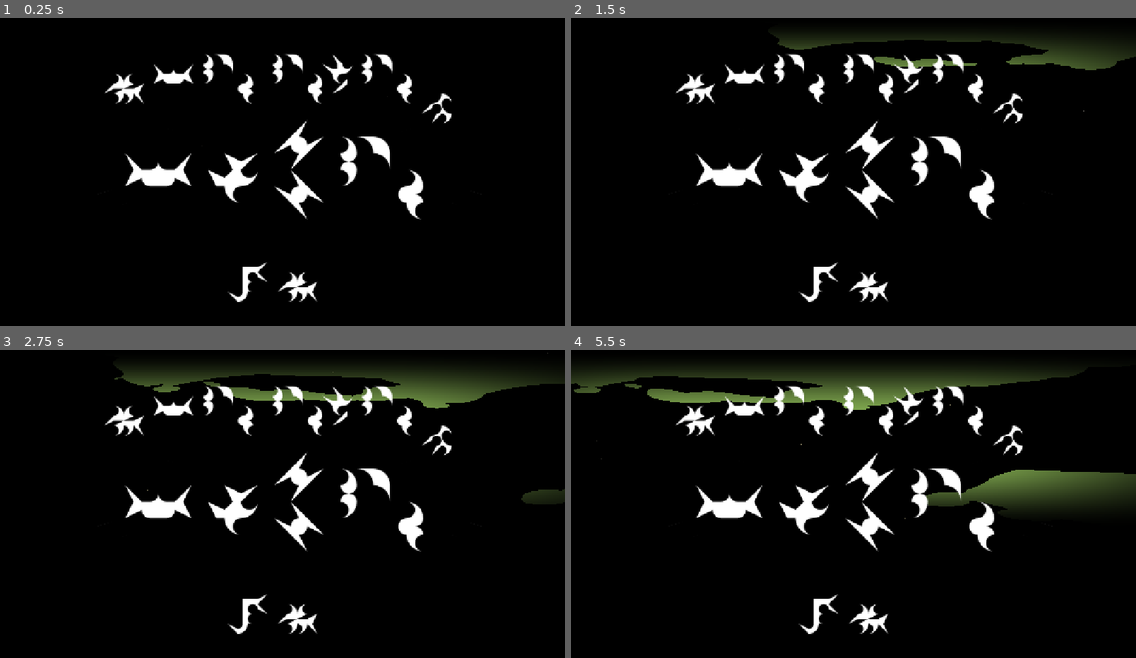
Above: before the commit, frames 1-4 (two rows, left to right).
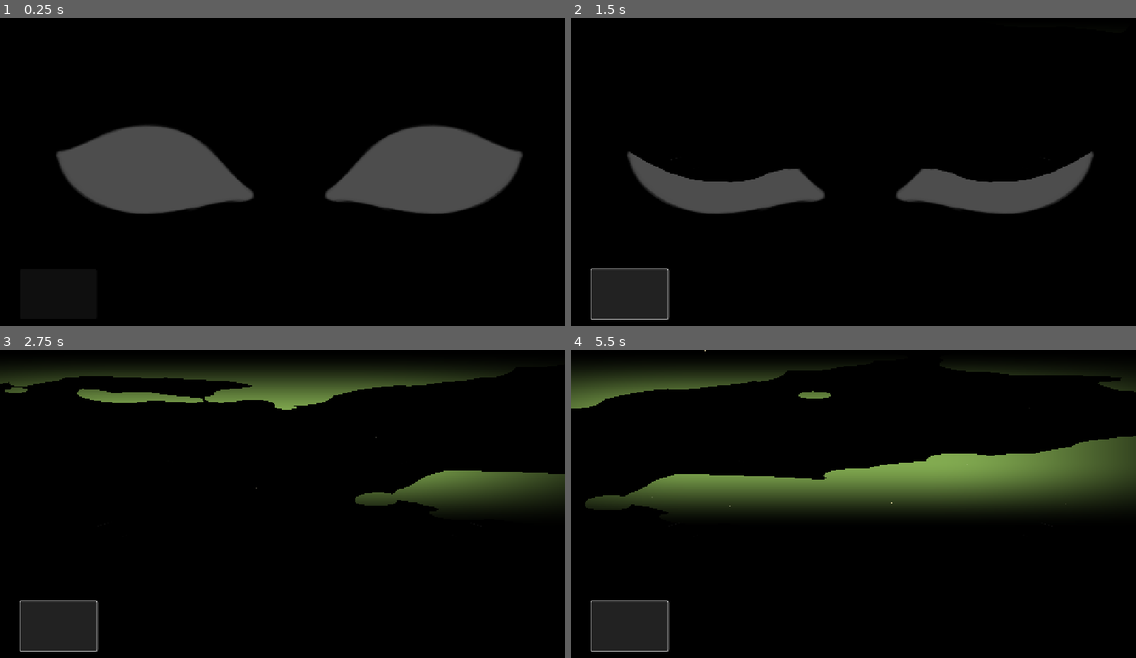
Above: after the commit, the same moments.

Repository: ACristoff/latechjam9
Game: Godot game, scene res://Game/eyes_overlay.tscn
Two runs of this game, one before a commit and one after it. Both use one fixed random seed, a clock stepped at 60 frames per second and the inputs below. This scene is started directly instead of the project's main scene. Sound files missing from this copy of the repository are replaced by a short silence.
Inputs (mouse positions are in pixels of both pictures, inside the frame that each line leads up to):
- Up to frame 1 (0.25 s): no input
- Up to frame 2 (1.5 s): click (627, 295) at 0.52 s; click (627, 295) at 1.27 s
- Up to frame 3 (2.75 s): click (56, 627) at 2.02 s
- Up to frame 4 (5.5 s): no input

The runs differ from the first frame. In frame 1, 17% of the frame differs, in the area x 9-93%, y 11-93%; in frame 2, 16%; in frame 3, 16%; in frame 4, 22%, in the area x 0-100%, y 0-98%.

Commit message:
4 main features, win/lose con, revelation/pondering. and riddle setting

Diff:
--- /dev/null
+++ b/Assets/SFX/demon_sound.gd
@@ -0,0 +1,5 @@
+extends Node2D
+
+
+func _on_demon_finished() -> void:
+	queue_free()
--- /dev/null
+++ b/Assets/SFX/demon_sound.tscn
@@ -0,0 +1,22 @@
+[gd_scene load_steps=6 format=3 uid="uid://bqrkgr3gwtr0d"]
+
+[ext_resource type="AudioStream" uid="uid://cfuyh3w8l45by" path="res://Assets/Audio/SFX/EYES_DEMON_WHISPER_1.mp3" id="1_2mvwq"]
+[ext_resource type="Script" uid="uid://ddw5mw4qjoo3i" path="res://Assets/SFX/demon_sound.gd" id="1_mkpkb"]
+[ext_resource type="AudioStream" uid="uid://08ijuxfogdjv" path="res://Assets/Audio/SFX/EYES_DEMON_WHISPER_2.mp3" id="2_mkpkb"]
+[ext_resource type="AudioStream" uid="uid://teq1euupvg17" path="res://Assets/Audio/SFX/EYES_DEMON_WHISPER_3.mp3" id="3_0ve76"]
+
+[sub_resource type="AudioStreamRandomizer" id="AudioStreamRandomizer_8f3uk"]
+streams_count = 3
+stream_0/stream = ExtResource("1_2mvwq")
+stream_1/stream = ExtResource("2_mkpkb")
+stream_2/stream = ExtResource("3_0ve76")
+
+[node name="DemonSound" type="Node2D"]
+script = ExtResource("1_mkpkb")
+
+[node name="Demon" type="AudioStreamPlayer2D" parent="."]
+stream = SubResource("AudioStreamRandomizer_8f3uk")
+pitch_scale = 0.7
+autoplay = true
+
+[connection signal="finished" from="Demon" to="." method="_on_demon_finished"]
--- /dev/null
+++ b/Assets/Shaders/static.gdshader
@@ -0,0 +1,9 @@
+shader_type canvas_item;
+
+uniform float amount = 40.0;
+
+void fragment() {
+	vec2 uv = UV * 0.05;
+	float a = fract(sin(dot(UV, vec2(12.9898, 78.233) * TIME)) * 438.5453) * 1.9;
+	COLOR.a *= clamp(pow(a, amount), 0, 1);
+}
--- a/Assets/Shaders/thought_bubble.tscn
+++ b/Assets/Shaders/thought_bubble.tscn
@@ -1,12 +1,15 @@
-[gd_scene load_steps=15 format=3 uid="uid://cw47gyifskwa5"]
+[gd_scene load_steps=21 format=3 uid="uid://cw47gyifskwa5"]
 
 [ext_resource type="Shader" uid="uid://q2n1gnmmelap" path="res://Assets/Shaders/thoughtbubble.gdshader" id="1_oc8uh"]
+[ext_resource type="Script" uid="uid://ns318mu3v4wn" path="res://Game/UI/thought_bubble.gd" id="2_f6kd6"]
+[ext_resource type="PackedScene" uid="uid://dibhevky1v6vc" path="res://Assets/Particles/wind.tscn" id="3_0bgwi"]
+[ext_resource type="FontFile" uid="uid://cl2ijrhyif4vb" path="res://Assets/Fonts/GilligansIsland-eJPm.ttf" id="4_7k211"]
 
 [sub_resource type="ShaderMaterial" id="ShaderMaterial_f6kd6"]
 shader = ExtResource("1_oc8uh")
 shader_parameter/intensity = 1.0
 shader_parameter/use_custom_texture = 0.0
-shader_parameter/clouds_speed = 10.0
+shader_parameter/clouds_speed = 20.0
 shader_parameter/clouds_direction = 0.26
 shader_parameter/clouds_scale = 1.41
 shader_parameter/clouds_cutoff = 1.0
@@ -34,6 +37,42 @@
 "update": 0,
 "values": [1.0, 0.38]
 }
+tracks/1/type = "value"
+tracks/1/imported = false
+tracks/1/enabled = true
+tracks/1/path = NodePath("GPUParticles2D:modulate")
+tracks/1/interp = 1
+tracks/1/loop_wrap = true
+tracks/1/keys = {
+"times": PackedFloat32Array(0, 1),
+"transitions": PackedFloat32Array(1, 1),
+"update": 0,
+"values": [Color(1, 1, 1, 0), Color(1, 1, 1, 1)]
+}
+tracks/2/type = "value"
+tracks/2/imported = false
+tracks/2/enabled = true
+tracks/2/path = NodePath("Wind:modulate")
+tracks/2/interp = 1
+tracks/2/loop_wrap = true
+tracks/2/keys = {
+"times": PackedFloat32Array(0, 1),
+"transitions": PackedFloat32Array(1, 1),
+"update": 0,
+"values": [Color(1, 1, 1, 0), Color(1, 1, 1, 0.498039)]
+}
+tracks/3/type = "value"
+tracks/3/imported = false
+tracks/3/enabled = true
+tracks/3/path = NodePath(".:material:shader_parameter/clouds_speed")
+tracks/3/interp = 1
+tracks/3/loop_wrap = true
+tracks/3/keys = {
+"times": PackedFloat32Array(0, 3),
+"transitions": PackedFloat32Array(1, 1),
+"update": 0,
+"values": [20.0, 20.0]
+}
 
 [sub_resource type="Animation" id="Animation_f6kd6"]
 length = 0.001
@@ -48,6 +87,42 @@
 "transitions": PackedFloat32Array(1),
 "update": 0,
 "values": [1.0]
+}
+tracks/1/type = "value"
+tracks/1/imported = false
+tracks/1/enabled = true
+tracks/1/path = NodePath("GPUParticles2D:modulate")
+tracks/1/interp = 1
+tracks/1/loop_wrap = true
+tracks/1/keys = {
+"times": PackedFloat32Array(0),
+"transitions": PackedFloat32Array(1),
+"update": 0,
+"values": [Color(1, 1, 1, 0)]
+}
+tracks/2/type = "value"
+tracks/2/imported = false
+tracks/2/enabled = true
+tracks/2/path = NodePath("Wind:modulate")
+tracks/2/interp = 1
+tracks/2/loop_wrap = true
+tracks/2/keys = {
+"times": PackedFloat32Array(0),
+"transitions": PackedFloat32Array(1),
+"update": 0,
+"values": [Color(1, 1, 1, 0)]
+}
+tracks/3/type = "value"
+tracks/3/imported = false
+tracks/3/enabled = true
+tracks/3/path = NodePath(".:material:shader_parameter/clouds_speed")
+tracks/3/interp = 1
+tracks/3/loop_wrap = true
+tracks/3/keys = {
+"times": PackedFloat32Array(0),
+"transitions": PackedFloat32Array(1),
+"update": 0,
+"values": [20.0]
 }
 
 [sub_resource type="AnimationLibrary" id="AnimationLibrary_0bgwi"]
@@ -106,6 +181,42 @@
 color_ramp = SubResource("GradientTexture1D_12p6u")
 color_initial_ramp = SubResource("GradientTexture1D_uaqro")
 
+[sub_resource type="Animation" id="Animation_7k211"]
+resource_name = "showtext"
+tracks/0/type = "value"
+tracks/0/imported = false
+tracks/0/enabled = true
+tracks/0/path = NodePath("CanvasLayer/Label:scale")
+tracks/0/interp = 1
+tracks/0/loop_wrap = true
+tracks/0/keys = {
+"times": PackedFloat32Array(0, 0.9, 1),
+"transitions": PackedFloat32Array(3.24901, 1, 1),
+"update": 0,
+"values": [Vector2(1, 1e-05), Vector2(1, 1.325), Vector2(1, 1)]
+}
+
+[sub_resource type="Animation" id="Animation_k30do"]
+length = 0.001
+tracks/0/type = "value"
+tracks/0/imported = false
+tracks/0/enabled = true
+tracks/0/path = NodePath("CanvasLayer/Label:scale")
+tracks/0/interp = 1
+tracks/0/loop_wrap = true
+tracks/0/keys = {
+"times": PackedFloat32Array(0),
+"transitions": PackedFloat32Array(1),
+"update": 0,
+"values": [Vector2(1, 1e-05)]
+}
+
+[sub_resource type="AnimationLibrary" id="AnimationLibrary_7k2af"]
+_data = {
+&"RESET": SubResource("Animation_k30do"),
+&"showtext": SubResource("Animation_7k211")
+}
+
 [node name="ThoughtBubble" type="Control"]
 material = SubResource("ShaderMaterial_f6kd6")
 layout_mode = 3
@@ -114,6 +225,7 @@
 anchor_bottom = 1.0
 grow_horizontal = 2
 grow_vertical = 2
+script = ExtResource("2_f6kd6")
 
 [node name="ColorRect" type="ColorRect" parent="."]
 use_parent_material = true
@@ -126,9 +238,9 @@
 libraries = {
 &"": SubResource("AnimationLibrary_0bgwi")
 }
-autoplay = "Begin"
 
 [node name="GPUParticles2D" type="GPUParticles2D" parent="."]
+modulate = Color(1, 1, 1, 0)
 position = Vector2(1277, -28)
 amount = 100
 lifetime = 5.0
@@ -136,3 +248,39 @@
 randomness = 1.0
 trail_lifetime = 0.6
 process_material = SubResource("ParticleProcessMaterial_k30do")
+
+[node name="Wind" parent="." instance=ExtResource("3_0bgwi")]
+modulate = Color(1, 1, 1, 0)
+
+[node name="CanvasLayer" type="CanvasLayer" parent="."]
+
+[node name="Label" type="Label" parent="CanvasLayer"]
+anchors_preset = 15
+anchor_right = 1.0
+anchor_bottom = 1.0
+offset_top = 130.0
+offset_bottom = -511.0
+grow_horizontal = 2
+grow_vertical = 2
+scale = Vector2(1, 1e-05)
+pivot_offset = Vector2(640, 39)
+size_flags_horizontal = 4
+theme_override_colors/font_outline_color = Color(0.215, 0.3, 0, 1)
+theme_override_constants/outline_size = 30
+theme_override_fonts/font = ExtResource("4_7k211")
+theme_override_font_sizes/font_size = 71
+text = "my skin is sensitive. Who am I?"
+horizontal_alignment = 1
+vertical_alignment = 1
+autowrap_mode = 3
+
+[node name="ShowText" type="AnimationPlayer" parent="."]
+libraries = {
+&"": SubResource("AnimationLibrary_7k2af")
+}
+
+[node name="ShowTextTimer" type="Timer" parent="."]
+wait_time = 3.0
+one_shot = true
+
+[connection signal="timeout" from="ShowTextTimer" to="." method="_on_show_text_timer_timeout"]
--- /dev/null
+++ b/Game/UI/eyes_overlay.gd
@@ -0,0 +1,133 @@
+extends Node2D
+
+@onready var label: Label = $CanvasLayer/Label
+@onready var label_2: Label = $CanvasLayer/Label2
+@onready var label_3: Label = $CanvasLayer/Label3
+@onready var timer_1: Timer = $CanvasLayer/Label/Timer1
+@onready var timer_2: Timer = $CanvasLayer/Label2/Timer2
+@onready var timer_3: Timer = $CanvasLayer/Label3/Timer3
+@onready var animation_player: AnimationPlayer = $CanvasLayer/Label2/AnimationPlayer
+@onready var blink: AnimationPlayer = $Blink
+@onready var thought_bubble: Control = $CanvasLayer/ThoughtBubble
+
+
+
+@onready var DEMONSFX = preload("res://Assets/SFX/demon_sound.tscn")
+@onready var demon: AudioStreamPlayer2D = $Demon
+@onready var rising: AudioStreamPlayer2D = $Rising
+@onready var have: AudioStreamPlayer2D = $HAVE
+
+var len2
+var len3
+var have_mode = true
+
+func _ready() -> void:
+	label.add_theme_font_override("font", load("res://Assets/Fonts/runic.otf"))
+	label_2.add_theme_font_override("font", load("res://Assets/Fonts/runic.otf"))
+	label_3.add_theme_font_override("font", load("res://Assets/Fonts/runic.otf"))
+
+var show_ratio
+func have_it():
+	have_mode = true
+	label.visible_ratio = 0
+	label_2.visible_ratio = 0
+	label_3.visible_ratio = 0
+	var phrase1 = "THE EYES"
+	var phrase2 = "HAVE"
+	var phrase3 = "IT"
+	label.text = phrase1
+	label_2.text = phrase2
+	label_3.text = phrase3
+	var len1 = len(str(phrase1))
+	len2 = len(str(phrase2))
+	len3 = len(str(phrase3))
+	show_ratio = float(1) / float(len1)
+	show_ratio = snapped(show_ratio, 0.01)
+	print(show_ratio)
+	timer_1.start()
+
+func dont_have_it():
+	have_mode = false
+	label.visible_ratio = 0
+	label_2.visible_ratio = 0
+	label_3.visible_ratio = 0
+	var phrase1 = "THE EYES"
+	var phrase2 = "DONT"
+	var phrase3 = "HAVE IT"
+	label.text = phrase1
+	label_2.text = phrase2
+	label_3.text = phrase3
+	var len1 = len(str(phrase1))
+	len2 = len(str(phrase2))
+	len3 = len(str(phrase3))
+	show_ratio = float(1) / float(len1)
+	show_ratio = snapped(show_ratio, 0.01)
+	print(show_ratio)
+	timer_1.start()
+
+func _on_timer_1_timeout() -> void:
+	demon.pitch_scale = .8
+	if label.visible_ratio < 1:
+		demon_noise()
+		label.visible_ratio += show_ratio
+	else:
+		timer_1.stop()
+		timer_2.start()
+
+
+func _on_button_pressed() -> void:
+	revelation()
+
+func demon_noise():
+	var demonnoise = DEMONSFX.instantiate()
+	add_child(demonnoise)
+
+func _on_timer_2_timeout() -> void:
+	demon.pitch_scale = .5
+	if label_2.visible_ratio < 1:
+		demon_noise()
+		show_ratio = float(1) / float(len2)
+		show_ratio = snapped(show_ratio, 0.01)
+		label_2.visible_ratio += show_ratio
+	else:
+		timer_2.stop()
+		timer_3.start()
+
+
+func _on_timer_3_timeout() -> void:
+	demon.pitch_scale = .8
+	if label_3.visible_ratio < 1:
+		demon_noise()
+		show_ratio = float(1) / float(len3)
+		show_ratio = snapped(show_ratio, 0.01)
+		label_3.visible_ratio += show_ratio
+	else:
+		timer_3.stop()
+		rising.play()
+		animation_player.play("Reveal")
+
+
+func _on_animation_player_animation_finished(anim_name: StringName) -> void:
+	if anim_name == "Reveal":
+		if have_mode == true:
+			have.play()
+			label.add_theme_font_override("font", load("res://Assets/Fonts/sanctuary.regular.ttf"))
+			label.pivot_offset = label.size/2
+			label_2.add_theme_font_override("font", load("res://Assets/Fonts/sanctuary.regular.ttf"))
+			label_2.pivot_offset = label.size/2
+			label_3.add_theme_font_override("font", load("res://Assets/Fonts/sanctuary.regular.ttf"))
+			label_3.pivot_offset = label.size/2
+		else:
+			label.add_theme_font_override("font", load("res://Assets/Fonts/sanctuary.regular.ttf"))
+			label.pivot_offset = label.size/2
+			label_2.add_theme_font_override("font", load("res://Assets/Fonts/sanctuary.regular.ttf"))
+			label_2.pivot_offset = label.size/2
+			label_3.add_theme_font_override("font", load("res://Assets/Fonts/sanctuary.regular.ttf"))
+			label_3.pivot_offset = label.size/2
+
+func revelation():
+	blink.play("Close")
+
+func _on_blink_animation_finished(anim_name: StringName) -> void:
+	if anim_name == "Close":
+		thought_bubble.begin()
--- a/Game/UI/score_tracker.tscn
+++ b/Game/UI/score_tracker.tscn
@@ -1,7 +1,8 @@
-[gd_scene load_steps=3 format=3 uid="uid://w8wk4l8i1m4g"]
+[gd_scene load_steps=4 format=3 uid="uid://w8wk4l8i1m4g"]
 
 [ext_resource type="Script" uid="uid://c8hva42x53u34" path="res://Game/UI/score_tracker.gd" id="1_4bvl0"]
 [ext_resource type="Texture2D" uid="uid://mqo7x8fjl0ll" path="res://Assets/UI/IMG_0679.png" id="2_fl16t"]
+[ext_resource type="FontFile" uid="uid://cjswe5wcv4u3w" path="res://Assets/Fonts/DragonOrder-Eawee.ttf" id="3_5gfgq"]
 
 [node name="ScoreTracker" type="Node2D"]
 script = ExtResource("1_4bvl0")
@@ -33,6 +34,7 @@
 offset_top = 524.0
 offset_right = 993.0
 offset_bottom = 690.0
+theme_override_fonts/font = ExtResource("3_5gfgq")
 theme_override_font_sizes/font_size = 121
 text = "0"
 
--- /dev/null
+++ b/Game/UI/thought_bubble.gd
@@ -0,0 +1,22 @@
+extends Control
+
+@onready var animation_player: AnimationPlayer = $AnimationPlayer
+@onready var label: Label = $CanvasLayer/Label
+@onready var show_text: AnimationPlayer = $ShowText
+@onready var show_text_timer: Timer = $ShowTextTimer
+
+var debug_phrase = "My skin is sensitive. Who am I?"
+
+func begin():
+	animation_player.play("Begin")
+	show_text_timer.start()
+func ready():
+	pass
+
+func set_riddle(phrase):
+	label.text = str(phrase)
+	show_text.play("showtext")
+
+
+func _on_show_text_timer_timeout() -> void:
+	set_riddle(debug_phrase)
--- a/Game/eyes_overlay.tscn
+++ b/Game/eyes_overlay.tscn
@@ -1,10 +1,16 @@
-[gd_scene load_steps=9 format=3 uid="uid://bnd4grscn3fu7"]
-
+[gd_scene load_steps=22 format=3 uid="uid://bnd4grscn3fu7"]
+
+[ext_resource type="Script" uid="uid://dynqljbl81nh6" path="res://Game/UI/eyes_overlay.gd" id="1_5kjw7"]
 [ext_resource type="Texture2D" uid="uid://0hrimfsjm5fr" path="res://Assets/UI/Eye.png" id="1_6h8ov"]
 [ext_resource type="Texture2D" uid="uid://fqv8vlp7x67j" path="res://Assets/UI/Eyelid.png" id="2_ooq33"]
 [ext_resource type="PackedScene" uid="uid://cw47gyifskwa5" path="res://Assets/Shaders/thought_bubble.tscn" id="3_lg1uy"]
-[ext_resource type="PackedScene" uid="uid://dibhevky1v6vc" path="res://Assets/Particles/wind.tscn" id="4_khmkl"]
 [ext_resource type="Theme" uid="uid://beck8eg6c6gpp" path="res://Assets/Themes/DemonText.tres" id="5_35ci4"]
+[ext_resource type="AudioStream" uid="uid://cfuyh3w8l45by" path="res://Assets/Audio/SFX/EYES_DEMON_WHISPER_1.mp3" id="7_7qflp"]
+[ext_resource type="Shader" uid="uid://de21x4thoyp6w" path="res://Assets/Shaders/static.gdshader" id="7_vdb7j"]
+[ext_resource type="AudioStream" uid="uid://08ijuxfogdjv" path="res://Assets/Audio/SFX/EYES_DEMON_WHISPER_2.mp3" id="8_e8ecm"]
+[ext_resource type="AudioStream" uid="uid://c8b340bdjwnii" path="res://Assets/Audio/SFX/grand-rise-and-fall-noise.mp3" id="8_lagbl"]
+[ext_resource type="AudioStream" uid="uid://teq1euupvg17" path="res://Assets/Audio/SFX/EYES_DEMON_WHISPER_3.mp3" id="9_uf41v"]
+[ext_resource type="AudioStream" uid="uid://dohyat76bq1ti" path="res://Assets/Audio/SFX/HAVE(4).mp3" id="10_3gnw5"]
 
 [sub_resource type="Animation" id="Animation_ooq33"]
 resource_name = "Blink"
@@ -35,16 +41,148 @@
 "times": PackedFloat32Array(0),
 "transitions": PackedFloat32Array(1),
 "update": 0,
-"values": [Vector2(1, 1)]
+"values": [Vector2(1, 0.46)]
+}
+
+[sub_resource type="Animation" id="Animation_3gnw5"]
+resource_name = "Close"
+length = 0.2
+step = 0.1
+tracks/0/type = "value"
+tracks/0/imported = false
+tracks/0/enabled = true
+tracks/0/path = NodePath("EyelidNormal:scale")
+tracks/0/interp = 1
+tracks/0/loop_wrap = true
+tracks/0/keys = {
+"times": PackedFloat32Array(0, 0.2),
+"transitions": PackedFloat32Array(1, 1),
+"update": 0,
+"values": [Vector2(1, 0.42), Vector2(1, 1)]
+}
+
+[sub_resource type="Animation" id="Animation_7qflp"]
+resource_name = "Open"
+length = 0.2
+step = 0.1
+tracks/0/type = "value"
+tracks/0/imported = false
+tracks/0/enabled = true
+tracks/0/path = NodePath("EyelidNormal:scale")
+tracks/0/interp = 1
+tracks/0/loop_wrap = true
+tracks/0/keys = {
+"times": PackedFloat32Array(0, 0.2),
+"transitions": PackedFloat32Array(1, 1),
+"update": 0,
+"values": [Vector2(1, 1), Vector2(1, 0.45)]
 }
 
 [sub_resource type="AnimationLibrary" id="AnimationLibrary_khmkl"]
 _data = {
 &"Blink": SubResource("Animation_ooq33"),
+&"Close": SubResource("Animation_3gnw5"),
+&"Open": SubResource("Animation_7qflp"),
 &"RESET": SubResource("Animation_lg1uy")
 }
 
+[sub_resource type="Animation" id="Animation_oy2lk"]
+resource_name = "Reveal"
+length = 1.67
+tracks/0/type = "value"
+tracks/0/imported = false
+tracks/0/enabled = true
+tracks/0/path = NodePath(".:scale")
+tracks/0/interp = 1
+tracks/0/loop_wrap = true
+tracks/0/keys = {
+"times": PackedFloat32Array(0, 1.66667),
+"transitions": PackedFloat32Array(3.03143, 1),
+"update": 0,
+"values": [Vector2(1, 1), Vector2(1.205, 1.205)]
+}
+tracks/1/type = "value"
+tracks/1/imported = false
+tracks/1/enabled = true
+tracks/1/path = NodePath(".:modulate")
+tracks/1/interp = 1
+tracks/1/loop_wrap = true
+tracks/1/keys = {
+"times": PackedFloat32Array(0, 1.66667),
+"transitions": PackedFloat32Array(3.13834, 1),
+"update": 0,
+"values": [Color(1, 1, 1, 1), Color(1, 0, 0.0166664, 1)]
+}
+tracks/2/type = "value"
+tracks/2/imported = false
+tracks/2/enabled = true
+tracks/2/path = NodePath("../Static:modulate")
+tracks/2/interp = 1
+tracks/2/loop_wrap = true
+tracks/2/keys = {
+"times": PackedFloat32Array(0, 1.66667),
+"transitions": PackedFloat32Array(1, 1),
+"update": 0,
+"values": [Color(1, 1, 1, 0), Color(1, 1, 1, 0.223529)]
+}
+
+[sub_resource type="Animation" id="Animation_lagbl"]
+length = 0.001
+tracks/0/type = "value"
+tracks/0/imported = false
+tracks/0/enabled = true
+tracks/0/path = NodePath(".:scale")
+tracks/0/interp = 1
+tracks/0/loop_wrap = true
+tracks/0/keys = {
+"times": PackedFloat32Array(0),
+"transitions": PackedFloat32Array(1),
+"update": 0,
+"values": [Vector2(1, 1)]
+}
+tracks/1/type = "value"
+tracks/1/imported = false
+tracks/1/enabled = true
+tracks/1/path = NodePath(".:modulate")
+tracks/1/interp = 1
+tracks/1/loop_wrap = true
+tracks/1/keys = {
+"times": PackedFloat32Array(0),
+"transitions": PackedFloat32Array(1),
+"update": 0,
+"values": [Color(1, 1, 1, 1)]
+}
+tracks/2/type = "value"
+tracks/2/imported = false
+tracks/2/enabled = true
+tracks/2/path = NodePath("../Static:modulate")
+tracks/2/interp = 1
+tracks/2/loop_wrap = true
+tracks/2/keys = {
+"times": PackedFloat32Array(0),
+"transitions": PackedFloat32Array(1),
+"update": 0,
+"values": [Color(1, 1, 1, 0)]
+}
+
+[sub_resource type="AnimationLibrary" id="AnimationLibrary_lagbl"]
+_data = {
+&"RESET": SubResource("Animation_lagbl"),
+&"Reveal": SubResource("Animation_oy2lk")
+}
+
+[sub_resource type="ShaderMaterial" id="ShaderMaterial_3gnw5"]
+shader = ExtResource("7_vdb7j")
+shader_parameter/amount = 1.0
+
+[sub_resource type="AudioStreamRandomizer" id="AudioStreamRandomizer_lagbl"]
+streams_count = 3
+stream_0/stream = ExtResource("7_7qflp")
+stream_1/stream = ExtResource("8_e8ecm")
+stream_2/stream = ExtResource("9_uf41v")
+
 [node name="EyesOverlay" type="Node2D"]
+script = ExtResource("1_5kjw7")
 
 [node name="EyeNormal" type="Node2D" parent="."]
 
@@ -60,6 +198,7 @@
 texture = ExtResource("1_6h8ov")
 
 [node name="EyelidNormal" type="Node2D" parent="."]
+scale = Vector2(1, 0.46)
 
 [node name="Eyelid" type="Sprite2D" parent="EyelidNormal"]
 position = Vector2(650, 360)
@@ -82,6 +221,7 @@
 offset_top = -984.0
 offset_right = 53.0
 offset_bottom = 1725.0
+mouse_filter = 2
 color = Color(0, 0, 0, 1)
 
 [node name="ColorRect4" type="ColorRect" parent="."]
@@ -89,6 +229,7 @@
 offset_top = 638.0
 offset_right = 2090.0
 offset_bottom = 1725.0
+mouse_filter = 2
 color = Color(0, 0, 0, 1)
 
 [node name="ColorRect2" type="ColorRect" parent="."]
@@ -96,6 +237,7 @@
 offset_top = -984.0
 offset_right = 2609.0
 offset_bottom = 1725.0
+mouse_filter = 2
 color = Color(0, 0, 0, 1)
 
 [node name="ColorRect3" type="ColorRect" parent="."]
@@ -103,48 +245,101 @@
 offset_top = -984.0
 offset_right = 2609.0
 offset_bottom = -55.0
+mouse_filter = 2
 color = Color(0, 0, 0, 1)
 
-[node name="ThoughtBubble" parent="." instance=ExtResource("3_lg1uy")]
-
-[node name="Wind" parent="." instance=ExtResource("4_khmkl")]
-modulate = Color(1, 1, 1, 0.498039)
-
 [node name="CanvasLayer" type="CanvasLayer" parent="."]
 
-[node name="VBoxContainer" type="VBoxContainer" parent="CanvasLayer"]
-anchors_preset = 5
-anchor_left = 0.5
-anchor_right = 0.5
-offset_left = -405.0
+[node name="Label" type="Label" parent="CanvasLayer"]
+offset_left = 235.0
 offset_top = 37.0
-offset_right = 405.0
-offset_bottom = 691.0
-grow_horizontal = 2
-size_flags_horizontal = 4
-size_flags_vertical = 4
-theme_override_constants/separation = -45
-
-[node name="Label" type="Label" parent="CanvasLayer/VBoxContainer"]
-layout_mode = 2
+offset_right = 1045.0
+offset_bottom = 240.0
+pivot_offset = Vector2(405, 101)
 theme = ExtResource("5_35ci4")
 theme_override_font_sizes/font_size = 180
 text = "The Eyes"
 horizontal_alignment = 1
 vertical_alignment = 1
-
-[node name="Label2" type="Label" parent="CanvasLayer/VBoxContainer"]
-layout_mode = 2
+visible_characters = 0
+visible_ratio = 0.0
+
+[node name="Timer1" type="Timer" parent="CanvasLayer/Label"]
+wait_time = 0.1
+
+[node name="Button" type="Button" parent="CanvasLayer/Label"]
+layout_mode = 0
+offset_left = -190.0
+offset_top = 533.0
+offset_right = -16.0
+offset_bottom = 645.0
+
+[node name="Label2" type="Label" parent="CanvasLayer"]
+offset_left = 235.0
+offset_top = 220.0
+offset_right = 1045.0
+offset_bottom = 558.0
+pivot_offset = Vector2(405, 169)
 theme = ExtResource("5_35ci4")
 theme_override_font_sizes/font_size = 300
 text = "HAVE"
 horizontal_alignment = 1
 vertical_alignment = 1
-
-[node name="Label3" type="Label" parent="CanvasLayer/VBoxContainer"]
-layout_mode = 2
+visible_characters = 0
+visible_ratio = 0.0
+
+[node name="Timer2" type="Timer" parent="CanvasLayer/Label2"]
+wait_time = 0.3
+
+[node name="AnimationPlayer" type="AnimationPlayer" parent="CanvasLayer/Label2"]
+libraries = {
+&"": SubResource("AnimationLibrary_lagbl")
+}
+
+[node name="Label3" type="Label" parent="CanvasLayer"]
+offset_left = 235.0
+offset_top = 488.0
+offset_right = 1045.0
+offset_bottom = 691.0
+pivot_offset = Vector2(405, 101)
 theme = ExtResource("5_35ci4")
 theme_override_font_sizes/font_size = 180
 text = "IT"
 horizontal_alignment = 1
 vertical_alignment = 1
+visible_characters = 0
+visible_ratio = 0.0
+
+[node name="Timer3" type="Timer" parent="CanvasLayer/Label3"]
+wait_time = 0.1
+
+[node name="Static" type="ColorRect" parent="CanvasLayer"]
+modulate = Color(1, 1, 1, 0)
+material = SubResource("ShaderMaterial_3gnw5")
+anchors_preset = 15
+anchor_right = 1.0
+anchor_bottom = 1.0
+grow_horizontal = 2
+grow_vertical = 2
+mouse_filter = 2
+
+[node name="ThoughtBubble" parent="CanvasLayer" instance=ExtResource("3_lg1uy")]
+mouse_filter = 2
+
+[node name="Demon" type="AudioStreamPlayer2D" parent="."]
+stream = SubResource("AudioStreamRandomizer_lagbl")
+pitch_scale = 0.7
+
+[node name="Rising" type="AudioStreamPlayer2D" parent="."]
+stream = ExtResource("8_lagbl")
+pitch_scale = 3.0
+
+[node name="HAVE" type="AudioStreamPlayer2D" parent="."]
+stream = ExtResource("10_3gnw5")
+
+[connection signal="animation_finished" from="Blink" to="." method="_on_blink_animation_finished"]
+[connection signal="timeout" from="CanvasLayer/Label/Timer1" to="." method="_on_timer_1_timeout"]
+[connection signal="pressed" from="CanvasLayer/Label/Button" to="." method="_on_button_pressed"]
+[connection signal="timeout" from="CanvasLayer/Label2/Timer2" to="." method="_on_timer_2_timeout"]
+[connection signal="animation_finished" from="CanvasLayer/Label2/AnimationPlayer" to="." method="_on_animation_player_animation_finished"]
+[connection signal="timeout" from="CanvasLayer/Label3/Timer3" to="." method="_on_timer_3_timeout"]
Not shown, added: Assets/Audio/SFX/EYES_DEMON_WHISPER_1.mp3.import
Not shown, added: Assets/Audio/SFX/EYES_DEMON_WHISPER_2.mp3.import
Not shown, added: Assets/Audio/SFX/EYES_DEMON_WHISPER_3.mp3.import
Not shown, added: Assets/Audio/SFX/HAVE(4).mp3.import
Not shown, added: Assets/Audio/SFX/Undertale_Sound Effect_-_Asgore_Voice_(256_kbps).mp3.import
Not shown, added: Assets/Audio/SFX/demonic-whisper-100425.mp3.import
Not shown, added: Assets/Audio/SFX/grand-rise-and-fall-noise.mp3.import
Binary file added: Assets/Fonts/GilligansIsland-eJPm.ttf
Not shown, added: Assets/Fonts/GilligansIsland-eJPm.ttf.import
Binary file added: Assets/Fonts/sanctuary.regular.ttf
Not shown, added: Assets/Fonts/sanctuary.regular.ttf.import
Not shown: 2 places in Assets/Particles/wind.tscn that only renumber resources
(and 11 more such lines)
